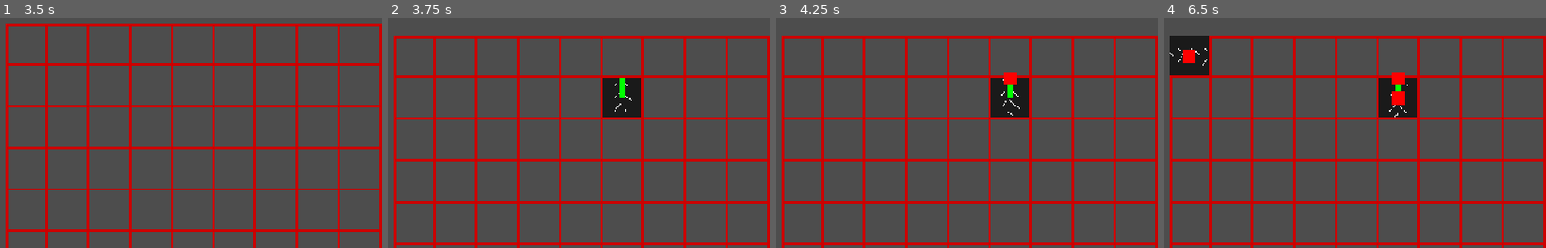
Above: before the commit, frames 1-4 (left to right).
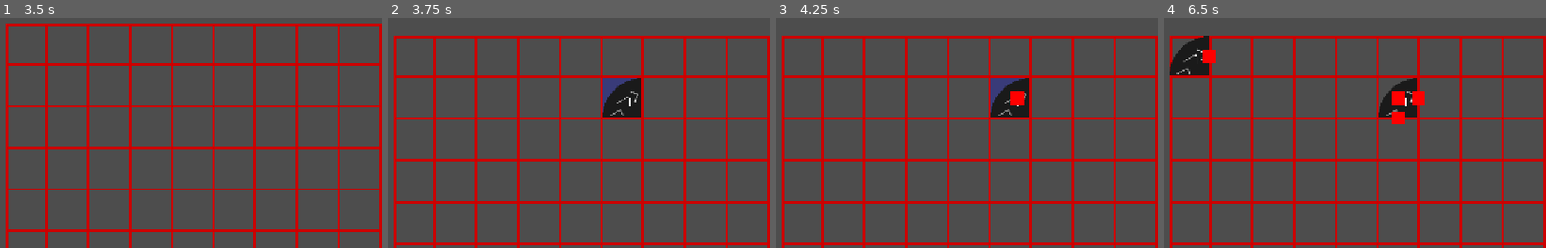
Above: after the commit, the same moments.

Repository: maksymiblue12/TFMG-Mania
Game: Godot game, scene res://world/world.tscn
The game is run twice, just before and just after one commit, with the same random seed, the same clock (stepped at 60 frames per second) and the same inputs.
Inputs (mouse positions are in pixels of both pictures, inside the frame that each line leads up to):
- Up to frame 1 (3.5 s): tap Enter (ui_accept) at 0.5, 0.77, 1.25, 1.52, 2, 2.75, 3.02 s; move the mouse to (outside the picture) at 0.52 s; hold C (change_building, bound only after the commit) 0.53-1.28 s; click (outside the picture) at 0.67 s; move the mouse to (outside the picture) at 1.27 s; tap S (camera_down) at 1.35 s; click (outside the picture) at 1.42 s; tap C (change_building, bound only after the commit) at 1.55, 3.05 s; move the mouse to (outside the picture) at 2.02 s; hold C (change_building, bound only after the commit) 2.03-2.78 s; tap A (camera_left) at 2.1 s; click (outside the picture) at 2.17 s; move the mouse to (outside the picture) at 2.77 s; tap D (camera_right) at 2.85 s; click (outside the picture) at 2.92 s
- Up to frame 2 (3.75 s): tap Enter (ui_accept) at 3.5 s; move the mouse to (621, 100) at 3.52 s; hold C (change_building, bound only after the commit) from 3.53 s (still down); tap W (camera_up) at 3.6 s; click (621, 100) at 3.67 s
- Up to frame 3 (4.25 s): keep holding C (change_building, bound only after the commit); tap Enter (ui_accept) at 3.77 s
- Up to frame 4 (6.5 s): move the mouse to (outside the picture) at 4.27 s; release C (change_building, bound only after the commit) at 4.28 s; tap R (rotate_building) at 4.35 s; click (outside the picture) at 4.42 s; tap Enter (ui_accept) at 4.52, 5.75, 6.02 s; tap C (change_building, bound only after the commit) at 4.55, 5.85 s; move the mouse to (1206, 36) at 5.02 s; hold C (change_building, bound only after the commit) 5.03-5.78 s; click (1206, 36) at 5.17 s; move the mouse to (outside the picture) at 5.77 s; click (outside the picture) at 5.92 s

Frame 1 is identical in both runs. In frame 2, 0.6% of the frame differs, in the area x 56-66%, y 26-43%; in frame 3, 0.9%; in frame 4, 1.9%, in the area x 1-69%, y 7-47%.

Commit message:
Belt corner

Diff:
--- a/game_constants.gd
+++ b/game_constants.gd
@@ -10,7 +10,7 @@
 var DIRECTION_TO_VECTOR={
 	DIRECTION.LEFT:Vector2.LEFT,
 	DIRECTION.UP:Vector2.DOWN,
-	DIRECTION.RIGHT:Vector2.LEFT,
+	DIRECTION.RIGHT:Vector2.RIGHT,
 	DIRECTION.DOWN:Vector2.UP,
 }
 var NEXT_DIRECTION={
--- a/game_state.gd
+++ b/game_state.gd
@@ -13,6 +13,11 @@
 func _input(event: InputEvent) -> void:
 	if (event.is_action_pressed("rotate_building")):
 		tile_to_place.rotate_tile()
-
-func _process(delta: float) -> void:
-	pass
+	elif (event.is_action_pressed("change_building")):
+		print("d")
+		print(tile_to_place.components)
+		if (tile_to_place.has_component("belt")):
+			tile_to_place=BeltCorner.new()
+		else:
+			print("a")
+			tile_to_place=Belt.new()
--- a/project.godot
+++ b/project.godot
@@ -57,6 +57,11 @@
 "events": [Object(InputEventKey,"resource_local_to_scene":false,"resource_name":"","device":-1,"window_id":0,"alt_press …(192 unchanged characters)…
 ]
 }
+change_building={
+"deadzone": 0.2,
+"events": [Object(InputEventKey,"resource_local_to_scene":false,"resource_name":"","device":-1,"window_id":0,"alt_pressed":false,"shift_pressed":false,"ctrl_pressed":false,"meta_pressed":false,"pressed":false,"keycode":0,"physical_keycode":67,"key_label":0,"unicode":99,"location":0,"echo":false,"script":null)
+]
+}
 
 [physics]
 
--- a/systems/belt_path/belt_manager.gd
+++ b/systems/belt_path/belt_manager.gd
@@ -6,7 +6,12 @@
 var belt_paths:Array[BeltPath]=[]
 
 func is_belt(sq:Square,dir:GameConstants.DIRECTION):
-	return sq and sq.has_tile and sq.tile.has_component("belt") and sq.tile.dir==dir
+	if (!(sq and sq.has_tile)): return false
+	if (sq.tile.has_component("belt")):
+		return sq.tile.get_direction()==dir
+	elif (sq.tile.has_component("belt_corner")):
+		return sq.tile.get_starting_direction()==GameConstants.OPPOSITE_DIRECTION[dir]
+	return false
 
 func on_belt_added(belt:Belt):
 	var sq=belt.square
@@ -22,8 +27,23 @@
 	else:
 		new_belt_path(belt)
 
-func new_belt_path(belt:Belt):
-	var p=BELT_PATH.instantiate()
+func on_belt_corner_added(belt:BeltCorner):
+	var sq=belt.square
+	var back_tile=sq.get_direction_neighbours()[belt.get_starting_direction()]
+	var front_tile=sq.get_direction_neighbours()[belt.get_direction()]
+	if (is_belt(back_tile,belt.dir) and !is_belt(front_tile,belt.dir)):
+		back_tile.tile.belt_path.add_belt(belt)
+	elif (!is_belt(back_tile,belt.dir) and is_belt(front_tile,belt.dir)):
+		front_tile.tile.belt_path.add_belt_before(belt)
+	elif (is_belt(back_tile,belt.dir) and is_belt(front_tile,belt.dir)):
+		back_tile.tile.belt_path.add_belt(belt)
+		belt.belt_path.merge(front_tile.tile.belt_path)
+	else:
+		new_belt_path(belt)
+
+func new_belt_path(belt:BasicBelt):
+	print("aaa")
+	var p:BeltPath=BELT_PATH.instantiate()
 	add_child(p)
 	belt_paths.append(p)
 	p.add_belt(belt)
--- a/systems/belt_path/belt_path.gd
+++ b/systems/belt_path/belt_path.gd
@@ -6,7 +6,7 @@
 var curve:Curve2D
 var line
 
-var segments:Array[Belt]=[]
+var segments:Array[BasicBelt]=[]
 
 var distance_to_first:float=0.0
 var items:Array[BeltItem]=[]
@@ -29,23 +29,23 @@
 		return length
 	return items[-1].offset
 
-func add_belt(belt:Belt):
+func add_belt(belt:BasicBelt):
 	belt.belt_path=self
 	if (!segments.is_empty()): segments[-1].ejector_active=false;segments[-1].clear_ejector_item()
 	segments.append(belt)
-	var old_l=length
-	curve.add_point(belt.get_center())
-	curve.add_point(belt.get_direction_side())
+	for i in belt.get_points_for_path():
+		curve.add_point(i)
 	length=curve.get_baked_length()
-	line.points=curve.get_baked_points()
 
-func add_belt_before(belt:Belt):
+func add_belt_before(belt:BasicBelt):
 	belt.belt_path=self
 	if (!segments.is_empty()): segments[0].acceptor_active=false
 	segments.insert(0,belt)
 	var old_l=length
-	curve.add_point(belt.get_direction_side(),Vector2.ZERO,Vector2.ZERO,0)
-	curve.add_point(belt.get_center(),Vector2.ZERO,Vector2.ZERO,0)
+	var p=belt.get_points_for_path()
+	p.reverse()
+	for i in p:
+		curve.add_point(i,Vector2.ZERO,Vector2.ZERO,0)
 	length=curve.get_baked_length()
 	var l_diff=length-old_l
 	for i in items:
--- a/tiles/base_building.gd
+++ b/tiles/base_building.gd
@@ -13,6 +13,9 @@
 func _ready() -> void:
 	update_sprite_direction()
 
+func get_direction():
+	return dir
+
 func rotate_tile():
 	dir=GameConstants.NEXT_DIRECTION[dir]
 
@@ -25,11 +28,11 @@
 func get_center():
 	return global_position+$Sprite2D.get_rect().size/2
 
-func get_direction_side():
-	return global_position+$Sprite2D.get_rect().size/2+$Sprite2D.get_rect().size/2*GameConstants.DIRECTION_TO_VECTOR[dir]*Vector2(0,-1)
+func get_direction_side(dirc):
+	return global_position+$Sprite2D.get_rect().size/2+$Sprite2D.get_rect().size/2*GameConstants.DIRECTION_TO_VECTOR[dirc]*Vector2(1,-1)
 
-func has_component(component:String):
-	return component.contains(component)
+func has_component(c:String):
+	return components.has(c)
 
 func copy_to(tile):
 	tile.dir=dir
--- /dev/null
+++ b/tiles/belt/basic_belt.gd
@@ -0,0 +1,20 @@
+class_name BasicBelt
+extends ItemInterface
+
+var belt_path:BeltPath
+
+func get_points_for_path():
+	assert(false,"Not Implemented")
+
+func can_accept_item():
+	return belt_path.can_add_item()
+
+func on_item_accepted():
+	belt_path.add_item(pop_accepted_item())
+
+func on_item_ejected():
+	belt_path.on_ejected_item()
+
+func copy_to(tile):
+	super.copy_to(tile)
+	tile.belt_path=belt_path
--- a/tiles/belt/belt.gd
+++ b/tiles/belt/belt.gd
@@ -1,26 +1,14 @@
 class_name Belt
-extends ItemInterface
-
-var belt_path:BeltPath
+extends BasicBelt
 
 func _init() -> void:
 	super._init()
 	scene=preload("res://tiles/belt/belt.tscn")
 	components.append("belt")
 
-func can_accept_item():
-	return belt_path.can_add_item()
-
-func on_item_accepted():
-	belt_path.add_item(pop_accepted_item())
-
-func on_item_ejected():
-	belt_path.on_ejected_item()
+func get_points_for_path():
+	return [get_center(),get_direction_side(dir)]
 
 func _ready() -> void:
 	super._ready()
 	GameState.belt_manager.on_belt_added(self)
-
-func copy_to(tile):
-	super.copy_to(tile)
-	tile.belt_path=belt_path
--- a/tiles/belt/belt.tscn
+++ b/tiles/belt/belt.tscn
@@ -2,7 +2,7 @@
 
 [ext_resource type="Script" uid="uid://bl8h8i7ohgrtc" path="res://tiles/belt/belt.gd" id="1_susb0"]
 [ext_resource type="Shader" uid="uid://drapj8p1phy68" path="res://assets/belt_animation.gdshader" id="2_htjah"]
-[ext_resource type="Texture2D" uid="uid://dqf8wx5gu611j" path="res://assets/pixil-frame-0.png" id="2_rfspg"]
+[ext_resource type="Texture2D" uid="uid://dbl60y6886tlc" path="res://assets/belt.png" id="3_htjah"]
 
 [sub_resource type="ShaderMaterial" id="ShaderMaterial_tcf2h"]
 shader = ExtResource("2_htjah")
@@ -15,4 +15,4 @@
 texture_filter = 1
 material = SubResource("ShaderMaterial_tcf2h")
 position = Vector2(30, 30)
-texture = ExtResource("2_rfspg")
+texture = ExtResource("3_htjah")
--- a/tiles/belt/belt_corner.gd
+++ b/tiles/belt/belt_corner.gd
@@ -1,8 +1,27 @@
 class_name BeltCorner
-extends ItemInterface
+extends BasicBelt
+
+var flipped:bool=false
+
+func _init() -> void:
+	super._init()
+	scene=preload("res://tiles/belt/belt_corner.tscn")
+	components.append("belt_corner")
+	dir=GameConstants.DIRECTION.RIGHT
+
+func get_direction():
+	return GameConstants.OPPOSITE_DIRECTION[dir] if flipped else dir
+
+func get_starting_direction():
+	return GameConstants.NEXT_DIRECTION[GameConstants.OPPOSITE_DIRECTION[dir]] if flipped else GameConstants.NEXT_DIRECTION[dir]
+
+func get_points_for_path():
+	return [get_direction_side(GameConstants.NEXT_DIRECTION[dir]),get_center(),get_direction_side(dir)]
 
 func _ready() -> void:
-	pass # Replace with function body.
+	super._ready()
+	GameState.belt_manager.on_belt_corner_added(self)
 
-func _process(delta: float) -> void:
-	pass
+func copy_to(tile):
+	super.copy_to(tile)
+	tile.flipped=flipped
--- a/tiles/belt/belt_corner.tscn
+++ b/tiles/belt/belt_corner.tscn
@@ -1,8 +1,11 @@
 [gd_scene format=3 uid="uid://ci6n1uwx57hqi"]
 
 [ext_resource type="Script" uid="uid://bwobrvsno61f2" path="res://tiles/belt/belt_corner.gd" id="1_b830j"]
+[ext_resource type="Texture2D" uid="uid://chkuw8ndqemdc" path="res://assets/belt_corner.png" id="2_v7uqs"]
 
 [node name="BeltCorner" type="Node2D" unique_id=1013864991]
 script = ExtResource("1_b830j")
 
 [node name="Sprite2D" type="Sprite2D" parent="." unique_id=1817621761]
+position = Vector2(30, 30)
+texture = ExtResource("2_v7uqs")
--- a/world/camera.gd
+++ b/world/camera.gd
@@ -5,6 +5,6 @@
 	pass # Replace with function body.
 
 
-func _process(delta: float) -> void:
+func _process(_delta: float) -> void:
 	var movement=Input.get_vector("camera_left","camera_right","camera_up","camera_down")
 	position+=movement*5
Renamed: assets/pixil-frame-0.png -> assets/belt.png
Not shown, added: assets/belt.png.import
Binary file added: assets/belt_corner.png
Not shown, changed: assets/belt_corner.png.import
Not shown, added: tiles/belt/basic_belt.gd.uid
